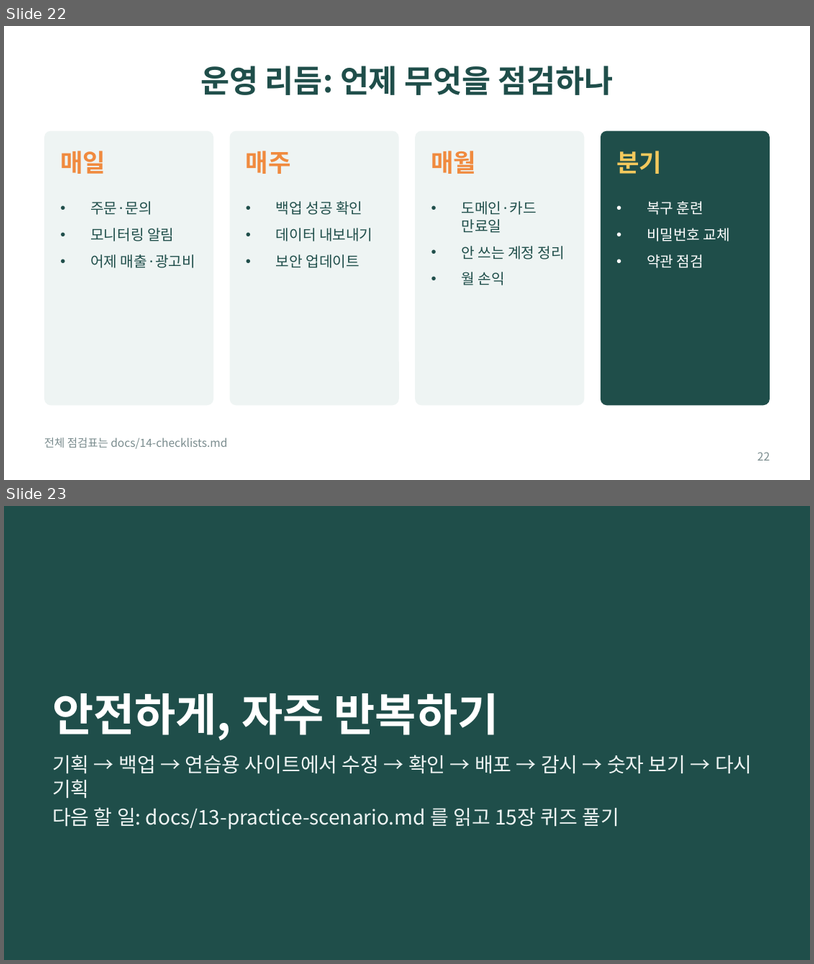
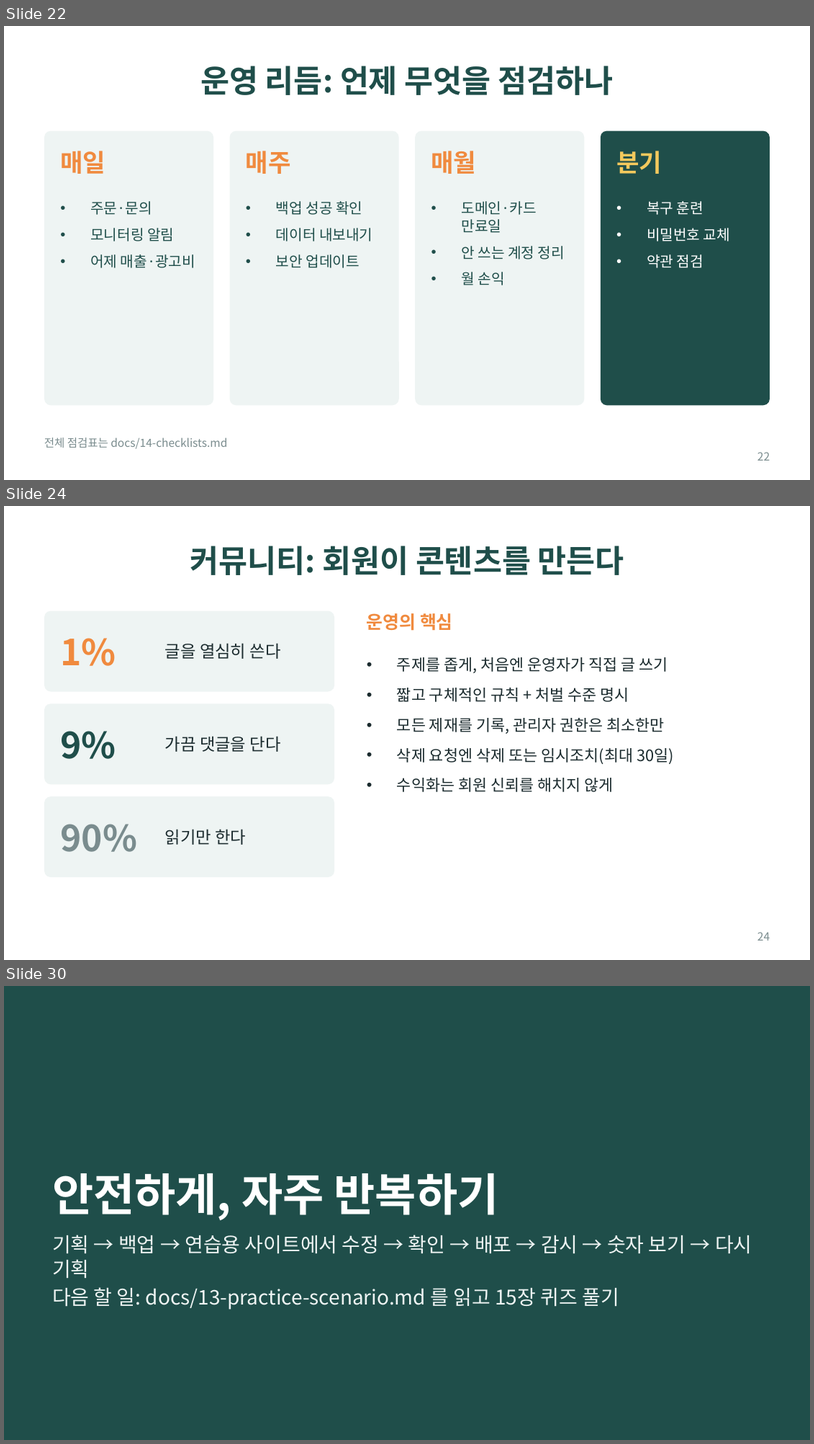
Before and after one commit to bincodin-ko/stanford-study, a slide deck: slides/internet-business-101.pptx. Shown one above the other, each under a label of ours: slides 22 and 23 before the commit, slides 22, 24 and 30 after it; the slides between them are not shown. The pictures are 814x964 and 814x1444 pixels, drawn with LibreOffice and Linux fonts; fonts in the diff are those of the drawing. Boxes give left, top, right and bottom in pixels: in the first picture for what was removed or moved away, otherwise in the second. Text is boxed around its words. In the diff, an @@ line names an element or a change of style, - is before the commit and + after.

```diff
--- a/slides/internet-business-101.pptx
+++ b/slides/internet-business-101.pptx
@@ slide 24 added at (x1=4, y1=506, x2=810, y2=960), background #FFFFFF @@
@@ title added at (x1=190, y1=546, x2=625, y2=575), 28 pt, text #1F4E4A, bold @@
+커뮤니티: 회원이 콘텐츠를 만든다
@@ rounded rectangle added at (x1=44, y1=611, x2=334, y2=692), fill #EEF4F3 @@
@@ text added at (x1=367, y1=613, x2=453, y2=631), 16 pt, text #F08A3E, bold @@
+운영의 핵심
@@ text added at (x1=60, y1=638, x2=116, y2=666), 32 pt, text #F08A3E, bold @@
+1%
@@ text added at (x1=165, y1=643, x2=281, y2=659), 15 pt, text #1B2B2E @@
+글을 열심히 쓴다
@@ text added at (x1=397, y1=657, x2=674, y2=792), 14 pt, text #1B2B2E @@
+• 주제를 좁게, 처음엔 운영자가 직접 글 쓰기
+• 짧고 구체적인 규칙 + 처벌 수준 명시
+• 모든 제재를 기록, 관리자 권한은 최소한만
+• 삭제 요청엔 삭제 또는 임시조치(최대 30일)
+• 수익화는 회원 신뢰를 해치지 않게
@@ rounded rectangle added at (x1=44, y1=703, x2=334, y2=784), fill #EEF4F3 @@
@@ text added at (x1=60, y1=731, x2=116, y2=759), 32 pt, text #1F4E4A, bold @@
+9%
@@ text added at (x1=165, y1=736, x2=281, y2=752), 15 pt, text #1B2B2E @@
+가끔 댓글을 단다
@@ rounded rectangle added at (x1=44, y1=796, x2=334, y2=877), fill #EEF4F3 @@
@@ text added at (x1=60, y1=824, x2=137, y2=852), 32 pt, text #7A8C8E, bold @@
+90%
@@ text added at (x1=165, y1=829, x2=247, y2=844), 15 pt, text #1B2B2E @@
+읽기만 한다
@@ page number added at (x1=758, y1=932, x2=770, y2=940), 10 pt, text #7A8C8E @@
+24
@@ what was slide 23 is now slide 30 @@
```
Also in this commit, not shown: 6 other slides added, 9 other files.
